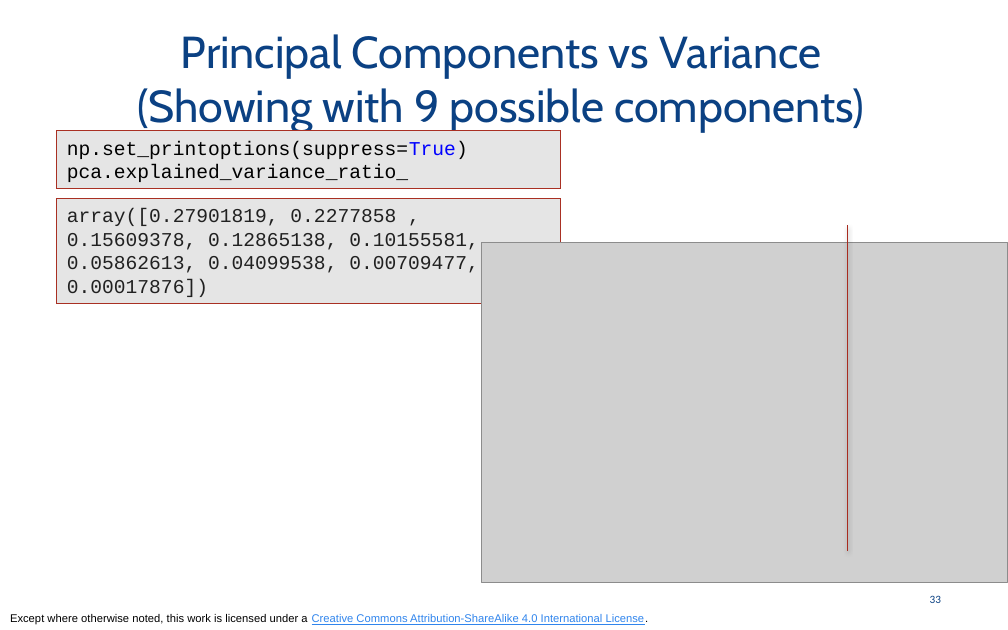
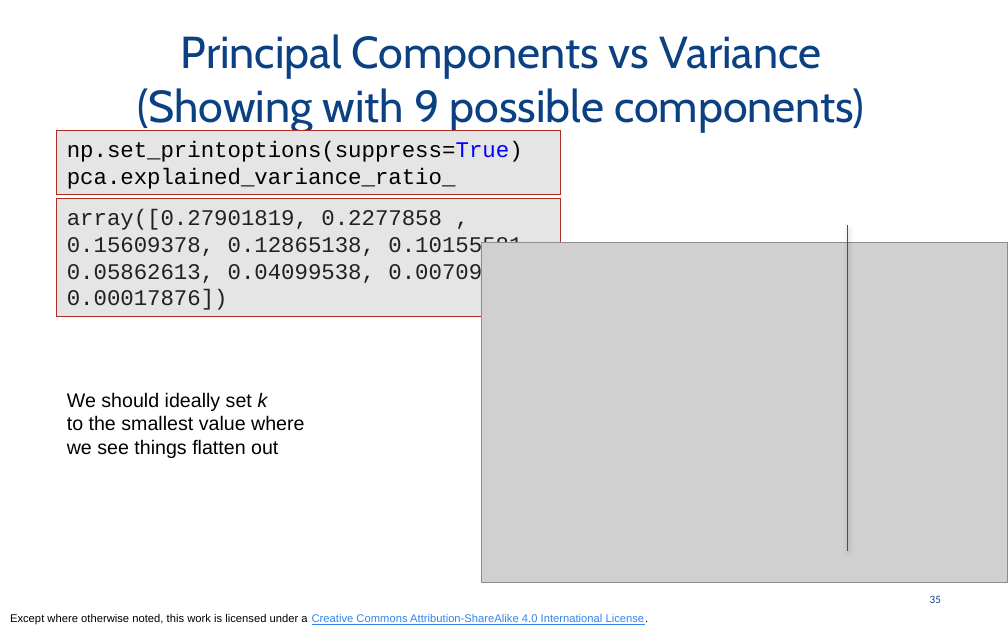
Before and after one commit to odpi/OpenDS4All, a slide deck: slide 35 of opends4all-resources/opends4all-machine-learning/UNSUPERVISED-ML-matrices-pca-clustering-basic.pptx (slide 33 before the commit). Drawn at 1008x630 pixels with LibreOffice and Linux fonts; fonts in the diff are those of the drawing; grey boxes stand for pictures. Boxes give left, top, right and bottom in pixels: in the first picture for what was removed or moved away, otherwise in the second. Text is boxed around its words. In the diff, an @@ line names an element or a change of style, - is before the commit and + after.

```diff
--- a/opends4all-resources/opends4all-machine-learning/UNSUPERVISED-ML-matrices-pca-clustering-basic.pptx
+++ b/opends4all-resources/opends4all-machine-learning/UNSUPERVISED-ML-matrices-pca-clustering-basic.pptx
@@ rectangle "np.set_printoptions(suppress=True)": place and size @@
-rectangle "np.set_printoptions(suppress=True)" at (57, 131, 561, 188)
+rectangle "np.set_printoptions(suppress=True)" at (57, 131, 561, 196)
@@ rectangle "np.set_printoptions(suppress=True)" at (57, 131, 561, 196): size 14 to 16 pt @@
@@ rectangle "array([0.27901819, 0.2277858 , 0.15609378, 0.12865138, ..." at (57, 199, 561, 318): size 14 to 16 pt @@
@@ rectangle "array([0.27901819, 0.2277858 , 0.15609378, 0.12865138, ...": place and size @@
-rectangle "array([0.27901819, 0.2277858 , 0.15609378, 0.12865138, ..." at (57, 199, 561, 303)
+rectangle "array([0.27901819, 0.2277858 , 0.15609378, 0.12865138, ..." at (57, 199, 561, 318)
@@ text added at (67, 392, 304, 458), 14 pt, text #000000 @@
+We should ideally set k
+to the smallest value where
+we see things flatten out
@@ page number at (930, 595, 941, 603): text changed @@
-33
+35
```
Also in this commit, not shown: 9 other slides changed, 4 slides added, 3 slides removed, 3 other files.
